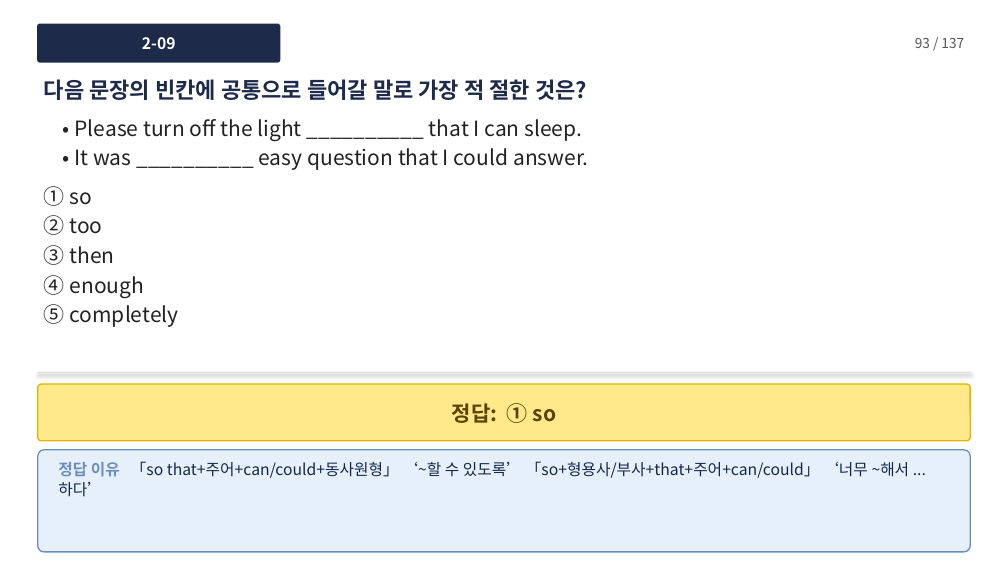
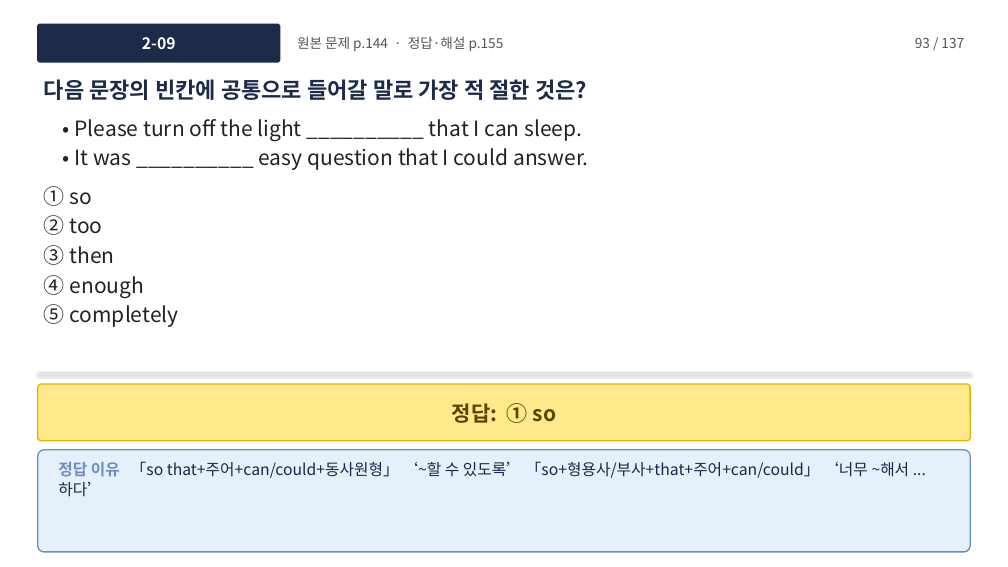
Before and after one commit to dtpman/dtpman, a slide deck: slide 94 of output/중3_Lesson7_GrammarBuildUp_객관식_수업PPT.pptx. Drawn at 1008x567 pixels with LibreOffice and Linux fonts; fonts in the diff are those of the drawing. Boxes give left, top, right and bottom in pixels: in the first picture for what was removed or moved away, otherwise in the second. Text is boxed around its words. In the diff, an @@ line names an element or a change of style, - is before the commit and + after.

```diff
--- a/output/중3_Lesson7_GrammarBuildUp_객관식_수업PPT.pptx
+++ b/output/중3_Lesson7_GrammarBuildUp_객관식_수업PPT.pptx
@@ text added at (297, 37, 504, 51), 13 pt, text #555555 @@
+원본 문제 p.144 · 정답·해설 p.155
```
Also in this commit, not shown: 136 other slides changed, 1 other file.
